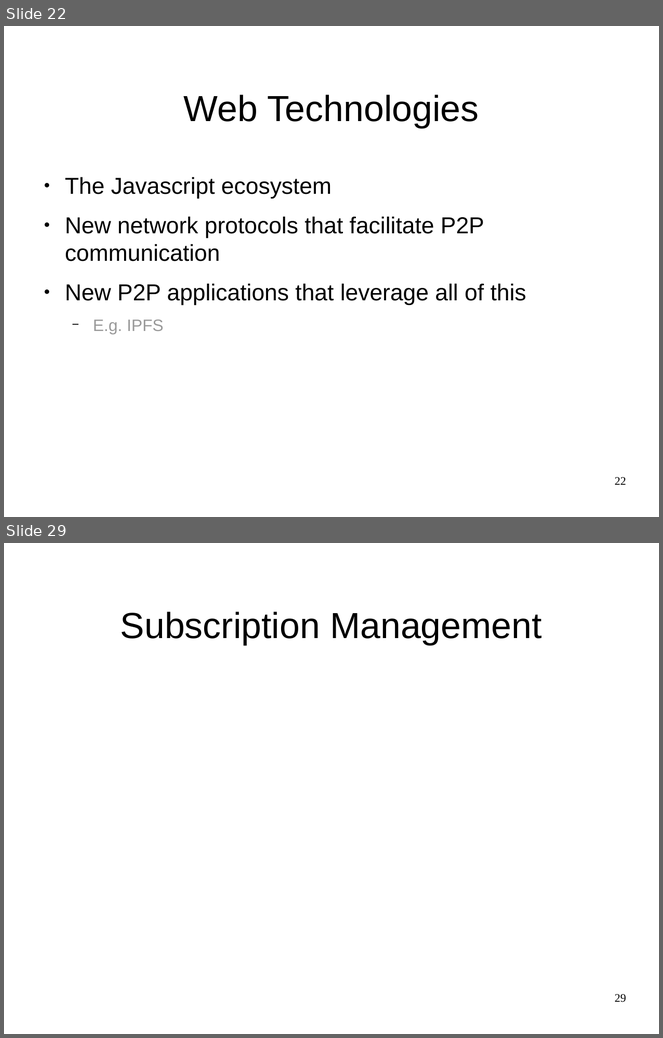
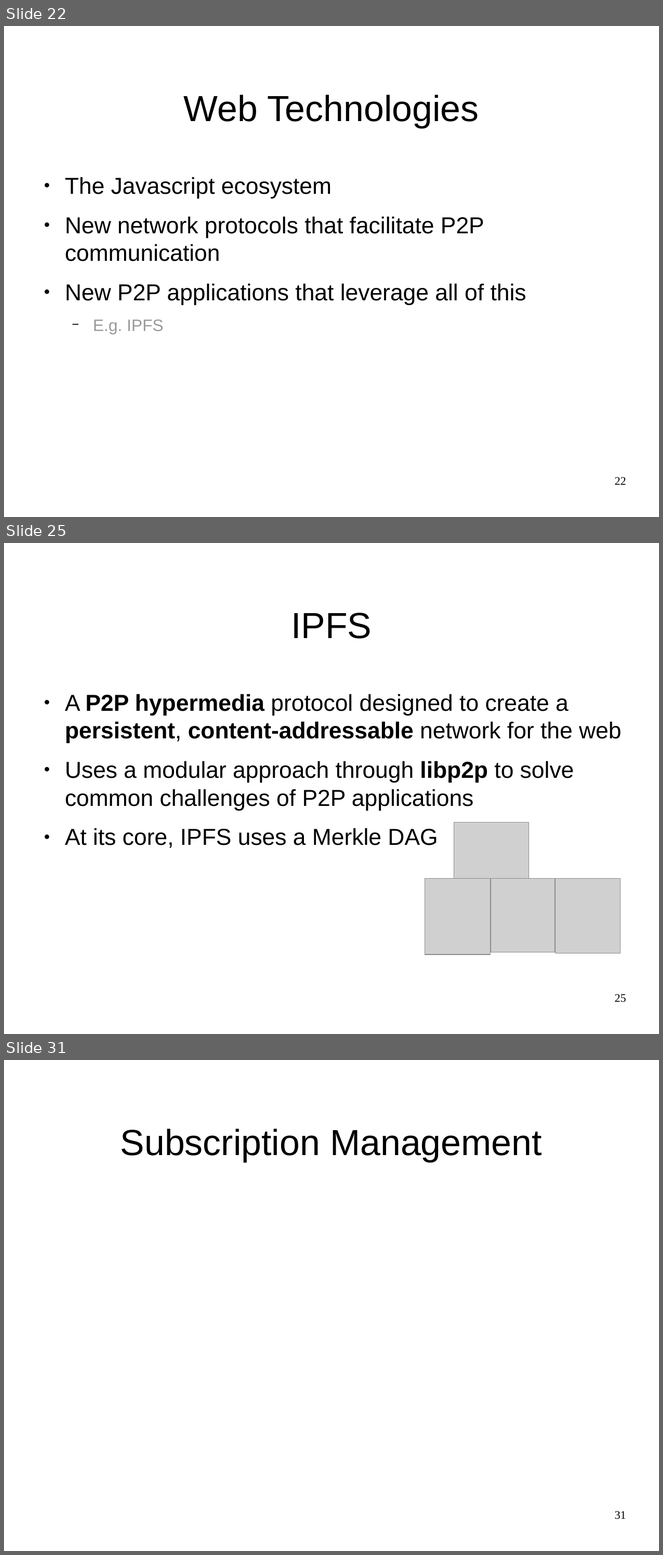
Before and after one commit to JGAntunes/pulsarcast, a slide deck: project-report/presentation.odp. Shown one above the other, each under a label of ours: slides 22 and 29 before the commit, slides 22, 25 and 31 after it; the slides between them are not shown. The pictures are 663x1038 and 663x1555 pixels, drawn with LibreOffice and Linux fonts; fonts in the diff are those of the drawing; grey boxes stand for pictures; background and template pictures are left out. Boxes give left, top, right and bottom in pixels: in the first picture for what was removed or moved away, otherwise in the second. Text is boxed around its words. In the diff, an @@ line names an element or a change of style, - is before the commit and + after.

```diff
--- a/project-report/presentation.odp
+++ b/project-report/presentation.odp
@@ slide 25 added at (4,543,659,1034), background #FFFFFF @@
@@ title added at (291,613,372,639), 44 pt, text #000000 @@
+IPFS
@@ text added at (65,694,621,848), 28 pt, text #000000 @@
+● A P2P hypermedia protocol designed to create a persistent, content-addressable network for the web
+● Uses a modular approach through libp2p to solve common challenges of P2P applications
+● At its core, IPFS uses a Merkle DAG
@@ picture added at (455,823,530,898) @@
@@ picture added at (426,879,491,955) @@
@@ picture added at (491,879,555,953) @@
@@ picture added at (556,879,621,954) @@
@@ page number added at (615,994,626,1003), 14 pt, text #000000 @@
+25
@@ what was slide 29 is now slide 31 @@
@@ page number at (615,1511,626,1520): text changed @@
-29
+31
```
Also in this commit, not shown: 6 slides changed, 8 other slides added, 5 slides removed, 1 other file.
